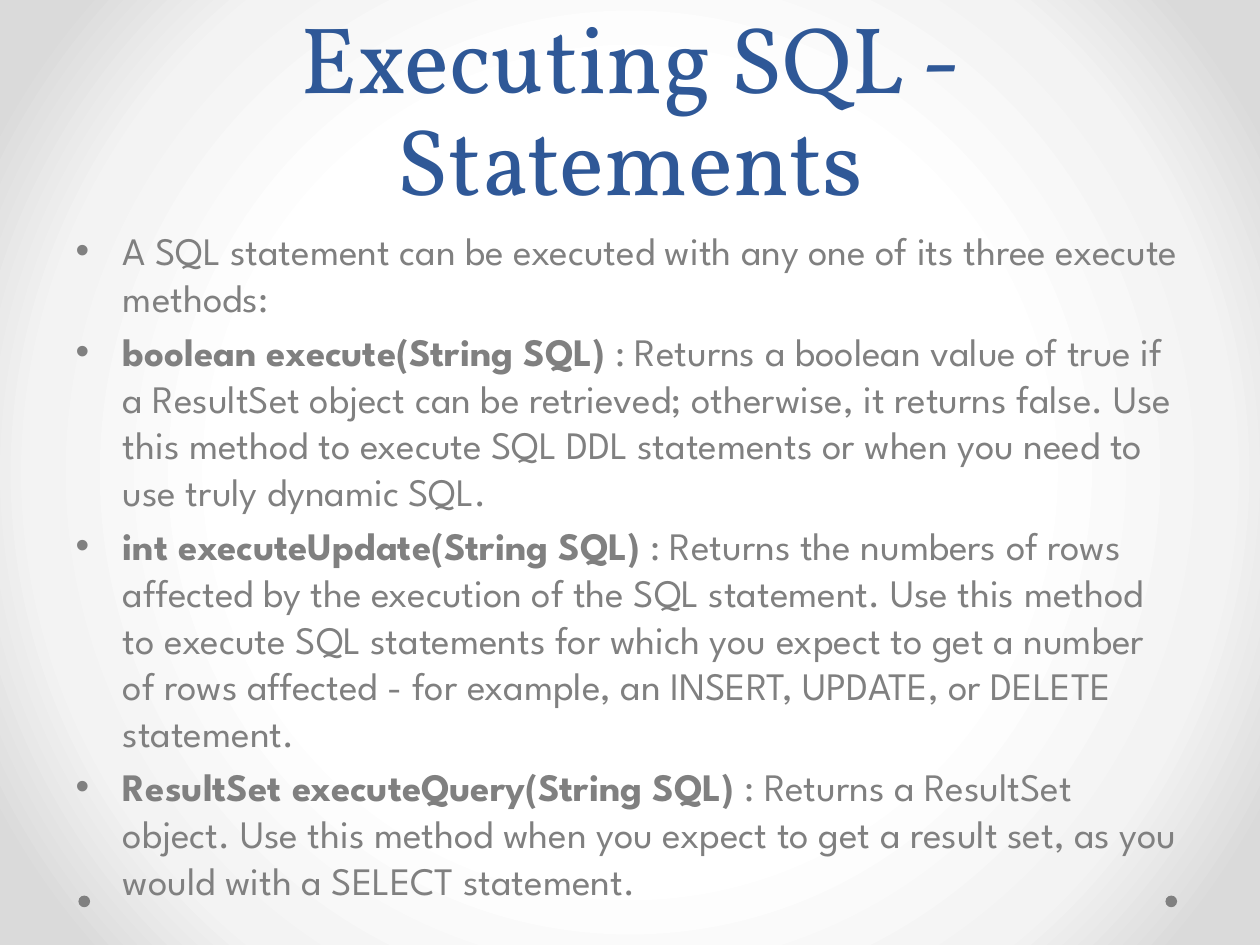
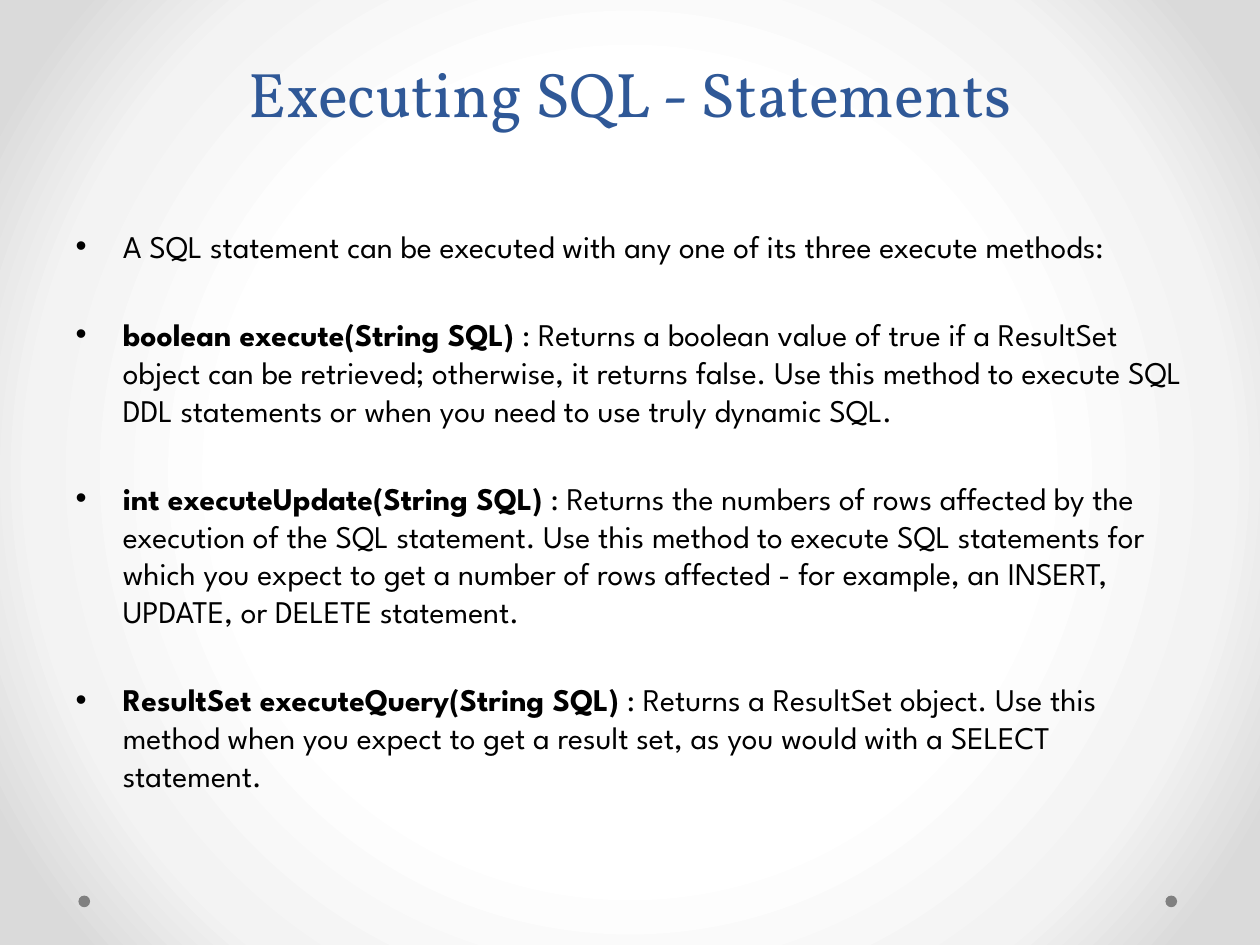
Before and after one commit to srinivasnangunuri/GitRep, a slide deck: slide 17 of JDBC/Introduction to JDBC.pptx (slide 16 before the commit). Drawn at 1260x945 pixels with LibreOffice and Linux fonts; fonts in the diff are those of the drawing. Boxes give left, top, right and bottom in pixels: in the first picture for what was removed or moved away, otherwise in the second. Text is boxed around its words. In the diff, an @@ line names an element or a change of style, - is before the commit and + after.

```diff
--- a/JDBC/Introduction to JDBC.pptx
+++ b/JDBC/Introduction to JDBC.pptx
@@ title "Executing SQL - Statements" at [249, 73, 1011, 133]: size 54 to 36 pt @@
@@ text "A SQL statement can be ..." at [123, 236, 1181, 788]: size 22.2 to 18 pt, text colour #808080 to #000000 @@
```
Also in this commit, not shown: 18 other slides changed, 1 slide added, 1 other file.
